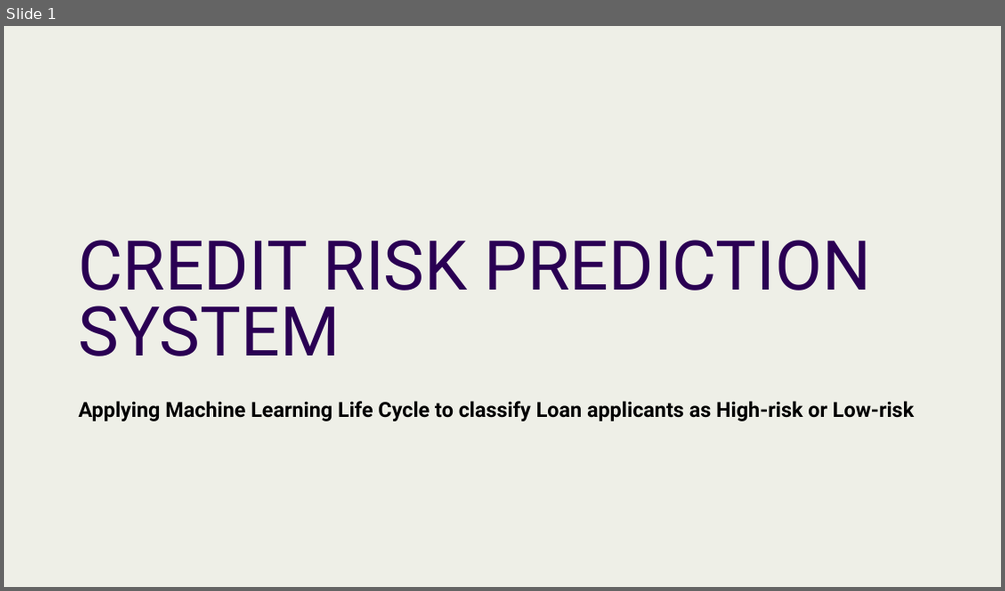
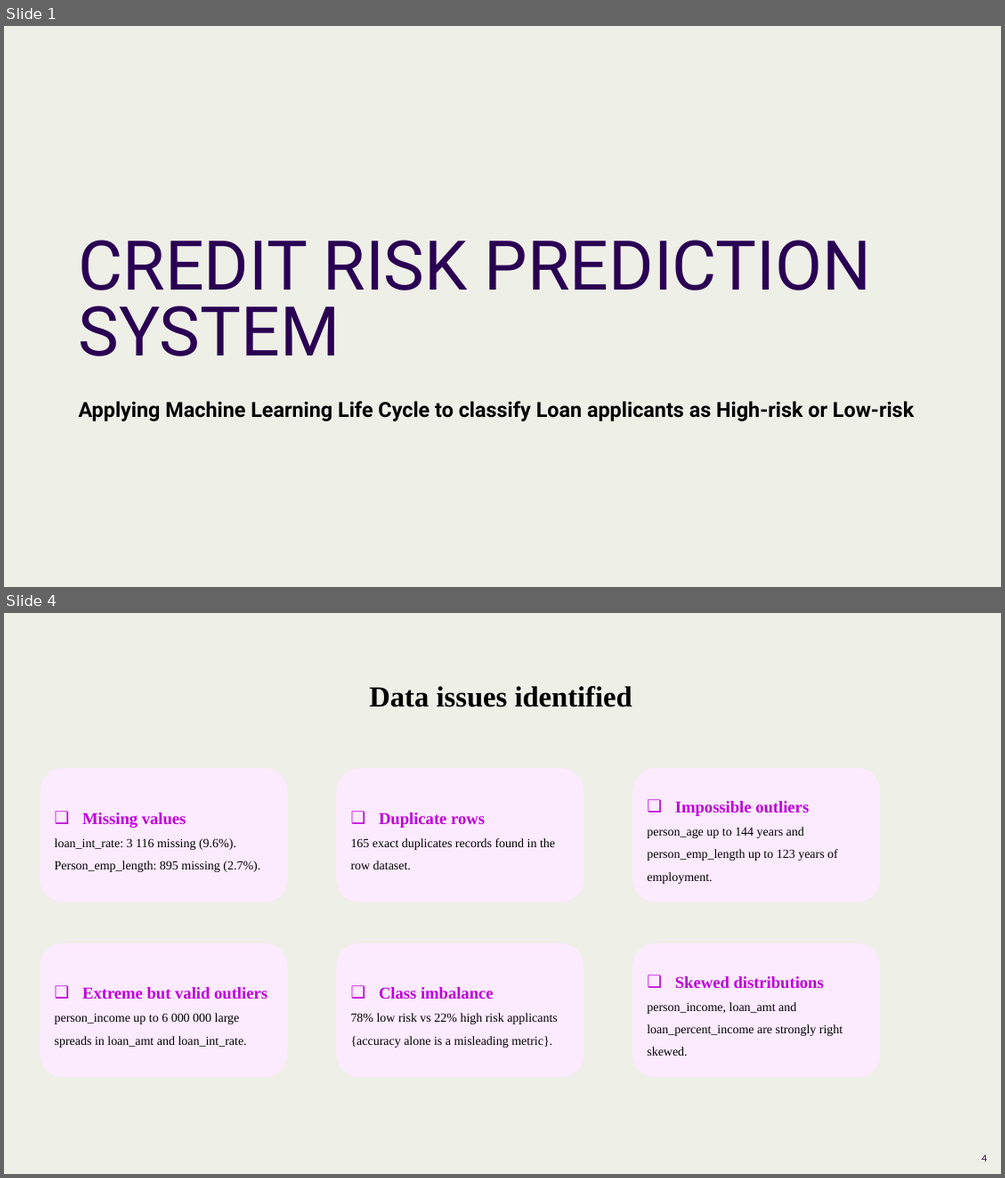
Before and after one commit to Thembelihle-tech/Credit-Risk-Prediction, a slide deck: Credit Risk Prediction System.pptx. Shown one above the other, each under a label of ours: slide 1 before the commit, slides 1 and 4 after it; the slides between them are not shown. The pictures are 1005x591 and 1005x1178 pixels, drawn with LibreOffice and Linux fonts; fonts in the diff are those of the drawing; background and template pictures are left out. Boxes give left, top, right and bottom in pixels: in the first picture for what was removed or moved away, otherwise in the second. Text is boxed around its words. In the diff, an @@ line names an element or a change of style, - is before the commit and + after.

```diff
--- a/Credit Risk Prediction System.pptx
+++ b/Credit Risk Prediction System.pptx
@@ slide 4 added at box(4, 613, 1001, 1174), background #EEEFE7 @@
@@ text added at box(369, 686, 632, 707), 28 pt, text #000000, bold @@
+Data issues identified
@@ group added at box(40, 769, 880, 1077): 6 rounded rectangles @@
+❑ Missing values
+loan_int_rate: 3 116 missing (9.6%).
+Person_emp_length: 895 missing (2.7%).
+❑ Duplicate rows
+165 exact duplicates records found in the row dataset.
+❑ Impossible outliers
+person_age up to 144 years and person_emp_length up to 123 years of employment.
+❑ Extreme but valid outliers
+person_income up to 6 000 000 large spreads in loan_amt and loan_int_rate.
+❑ Class imbalance
+78% low risk vs 22% high risk applicants {accuracy alone is a misleading metric}.
+❑ Skewed distributions
+person_income, loan_amt and loan_percent_income are strongly right skewed.
@@ page number added at box(981, 1154, 987, 1161), 9 pt, text #2A0053 @@
+4
```
Also in this commit, not shown: 5 other slides added, 1 slide removed, 5 other files.
